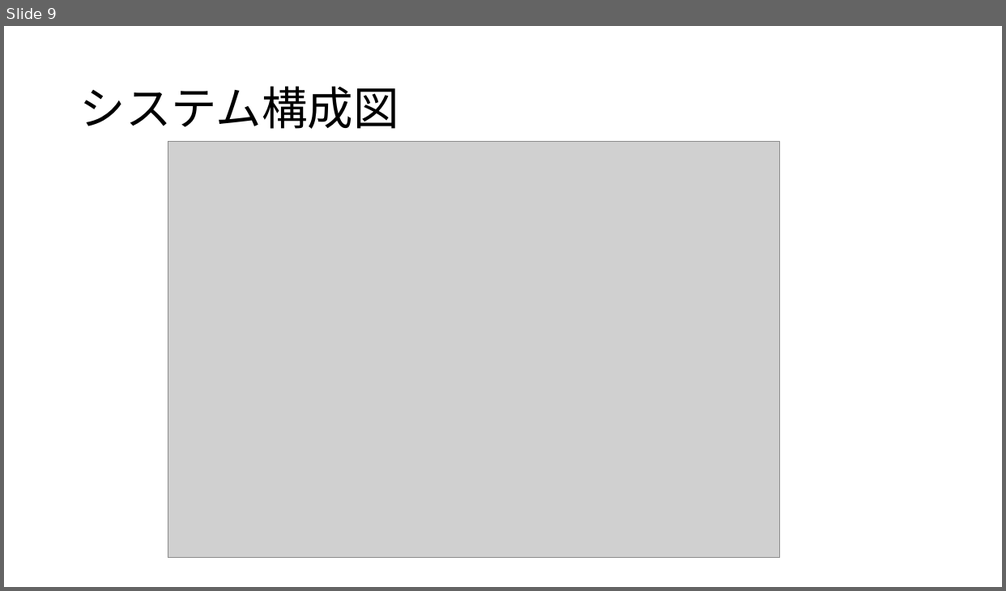
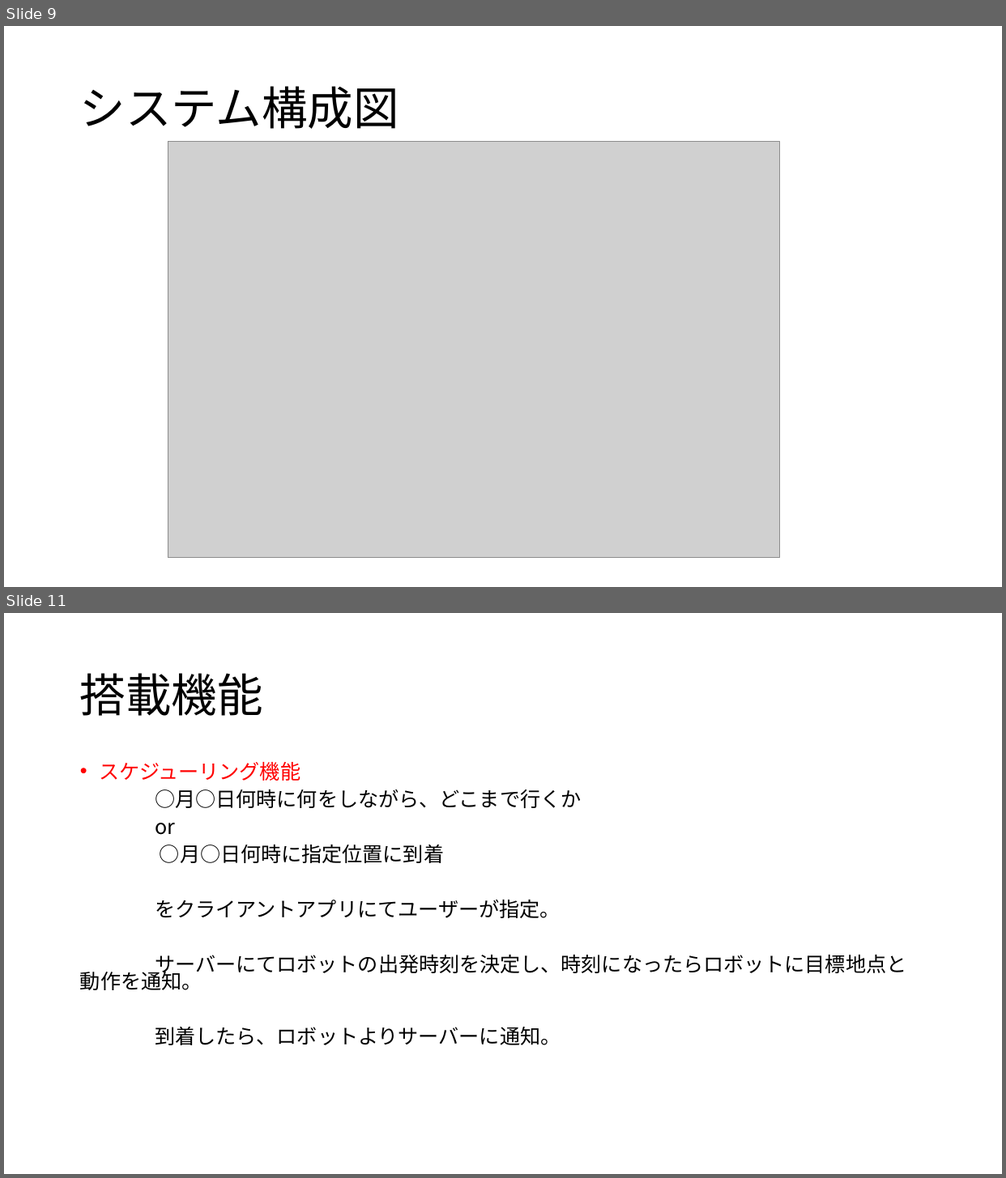
Before and after one commit to moca0511/-, a slide deck: docs/技術調査/技術調書_クライアントアプリ/クライアントアプリ_まとめ.pptx. Shown one above the other, each under a label of ours: slide 9 before the commit, slides 9 and 11 after it; the slides between them are not shown. The pictures are 1006x591 and 1006x1178 pixels, drawn with LibreOffice and Linux fonts; fonts in the diff are those of the drawing; grey boxes stand for pictures. Boxes give left, top, right and bottom in pixels: in the first picture for what was removed or moved away, otherwise in the second. Text is boxed around its words. In the diff, an @@ line names an element or a change of style, - is before the commit and + after.

```diff
--- a/docs/技術調査/技術調書_クライアントアプリ/クライアントアプリ_まとめ.pptx
+++ b/docs/技術調査/技術調書_クライアントアプリ/クライアントアプリ_まとめ.pptx
@@ slide 11 added at [4,613,1002,1174], background #FFFFFF @@
@@ title added at [80,673,263,716], 44 pt, text #000000 @@
+搭載機能
@@ text added at [80,762,906,1046], 19.6 pt, text #000000 @@
+• スケジューリング機能
+○月○日何時に何をしながら、どこまで行くか
+or
+○月○日何時に指定位置に到着
+をクライアントアプリにてユーザーが指定。
+サーバーにてロボットの出発時刻を決定し、時刻になったらロボットに目標地点と動作を通知。
+到着したら、ロボットよりサーバーに通知。
```
Also in this commit, not shown: 3 slides changed, 1 other slide added, 6 other files.
